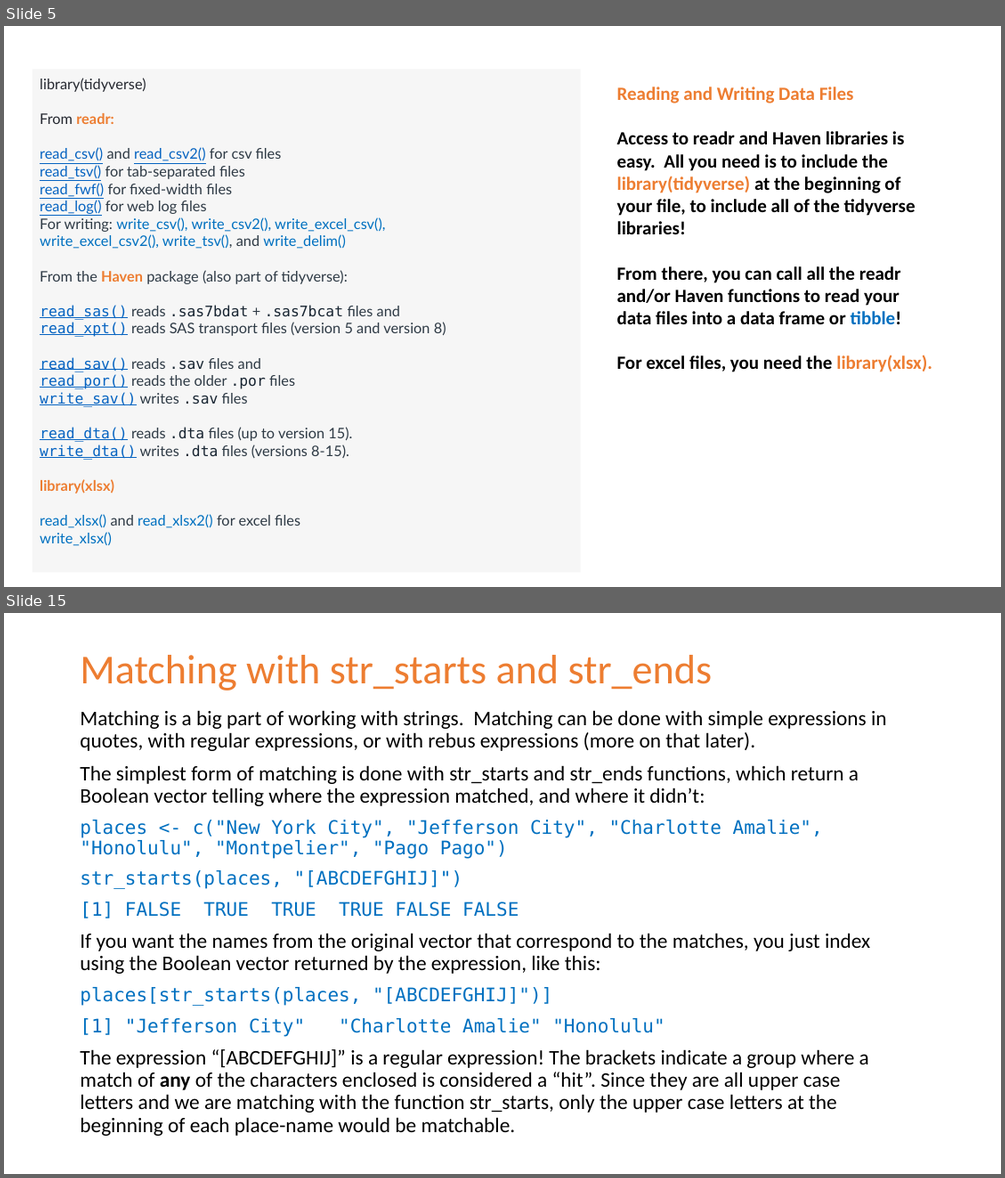
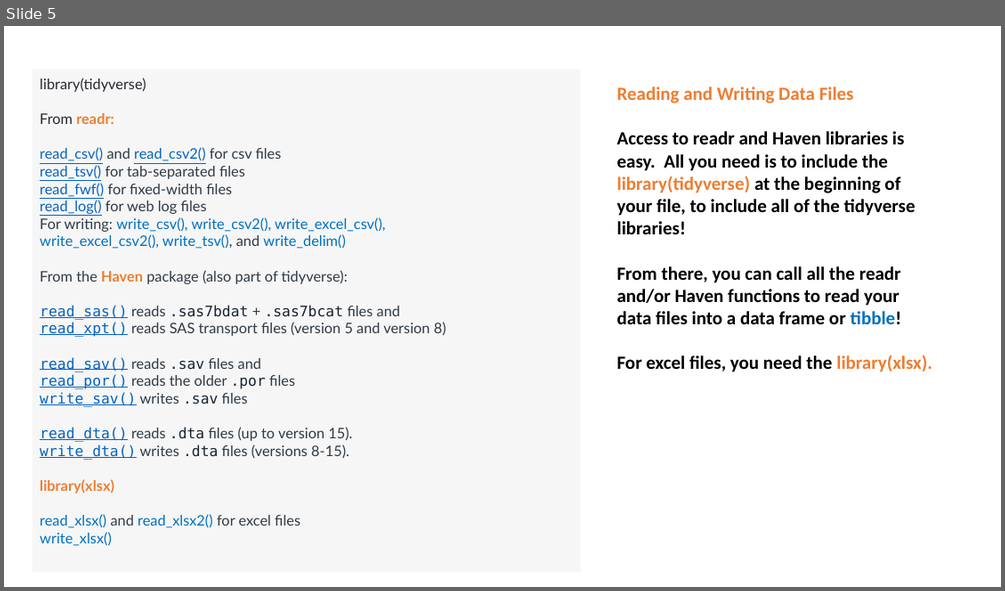
Before and after one commit to krashr-ds/R-cs-course, a slide deck: Lesson 6 - Reading and Wrangling Data with Tidyverse.pptx. Shown one above the other, each under a label of ours: slides 5 and 15 before the commit, slide 5 after it; the slides between them are not shown. The pictures are 1005x1178 and 1005x591 pixels, drawn with LibreOffice and Linux fonts; fonts in the diff are those of the drawing. Boxes give left, top, right and bottom in pixels: in the first picture for what was removed or moved away, otherwise in the second. Text is boxed around its words. In the diff, an @@ line names an element or a change of style, - is before the commit and + after.

```diff
--- a/Lesson 6 - Reading and Wrangling Data with Tidyverse.pptx
+++ b/Lesson 6 - Reading and Wrangling Data with Tidyverse.pptx
@@ slide 15 removed at (x1=4, y1=613, x2=1001, y2=1174), background #FFFFFF @@
@@ title removed at (x1=80, y1=655, x2=712, y2=690) @@
-Matching with str_starts and str_ends
@@ text removed at (x1=80, y1=710, x2=887, y2=1135) @@
-Matching is a big part of working with strings. Matching can be done with simple expressions in quotes, with regular expressions, or with rebus expressions (more on that later).
-The simplest form of matching is done with str_starts and str_ends functions, which return a Boolean vector telling where the expression matched, and where it didn’t:
-places <- c("New York City", "Jefferson City", "Charlotte Amalie", "Honolulu", "Montpelier", "Pago Pago")
-str_starts(places, "[ABCDEFGHIJ]")
-[1] FALSE TRUE TRUE TRUE FALSE FALSE
-If you want the names from the original vector that correspond to the matches, you just index using the Boolean vector returned by the expression, like this:
-places[str_starts(places, "[ABCDEFGHIJ]")]
-[1] "Jefferson City" "Charlotte Amalie" "Honolulu"
-The expression “[ABCDEFGHIJ]” is a regular expression! The brackets indicate a group where a match of any of the characters enclosed is considered a “hit”. Since they are all upper case letters and we are matching with the function str_starts, only the upper case letters at the beginning of each place-name would be matchable.
```
Also in this commit, not shown: 6 slides changed, 20 slides added, 18 other slides removed, 49 other files.
